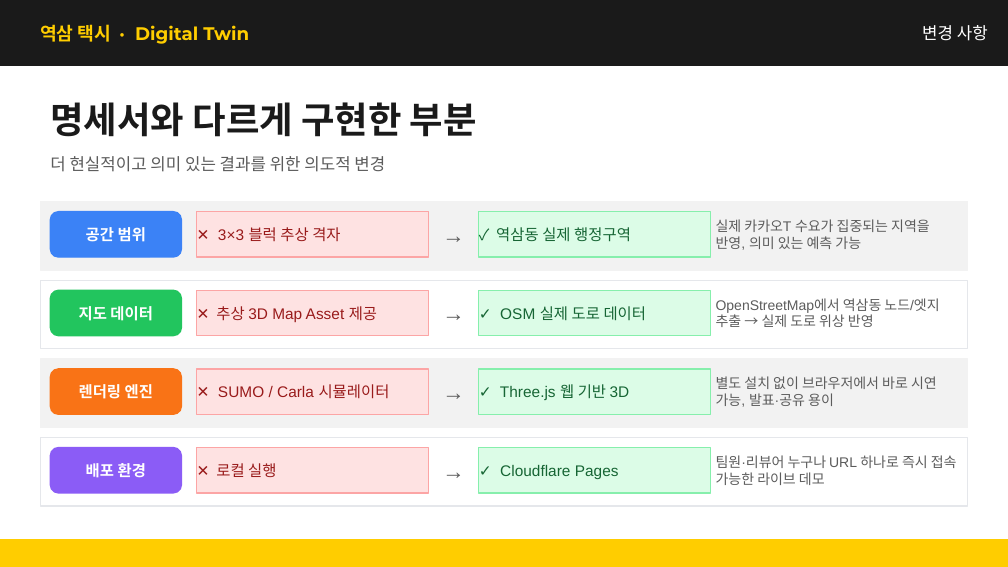
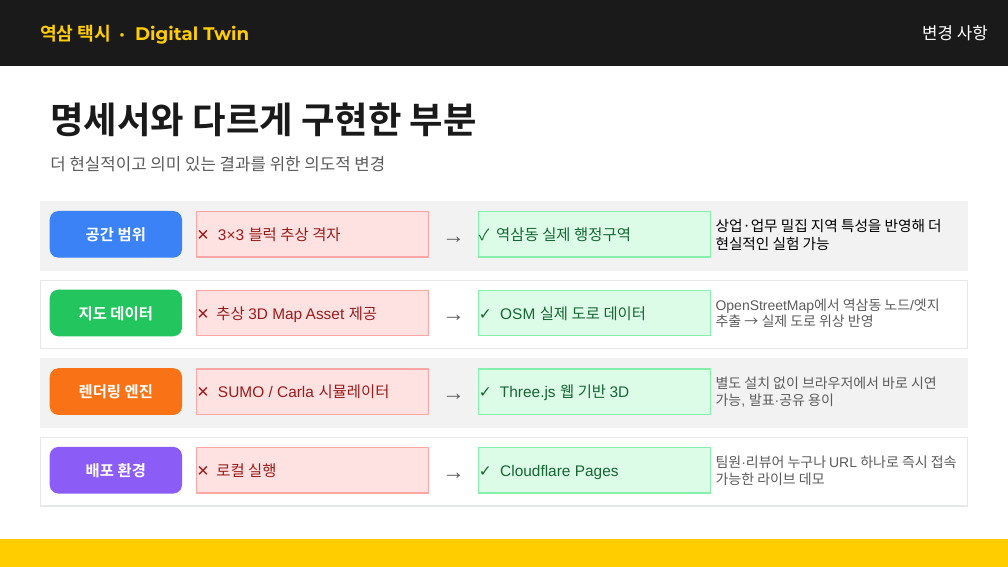
Before and after one commit to kimcanal/yeoksam-taxi, a slide deck: slide 4 of public/a-eye-presentation/A-Eye_midterm_data_collection_forecast.pptx. Drawn at 1008x567 pixels with LibreOffice and Linux fonts; fonts in the diff are those of the drawing. Boxes give left, top, right and bottom in pixels: in the first picture for what was removed or moved away, otherwise in the second. Text is boxed around its words. In the diff, an @@ line names an element or a change of style, - is before the commit and + after.

Commit message:
Fix presentation model wording

```diff
--- a/public/a-eye-presentation/A-Eye_midterm_data_collection_forecast.pptx
+++ b/public/a-eye-presentation/A-Eye_midterm_data_collection_forecast.pptx
@@ text at (716,219,942,250): text changed; size 10 to 10.5 pt; font Arial to Noto Sans CJK KR; text colour #5C5C5C to #000000 @@
-실제 카카오T 수요가 집중되는 지역을 반영, 의미 있는 예측 가능
+상업·업무 밀집 지역 특성을 반영해 더 현실적인 실험 가능
```
Also in this commit, not shown: 8 other slides changed.
